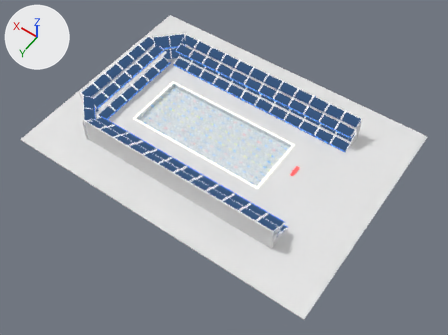
What one commit did to the Blender file sceneresource/SwimmingVenue_Rebuild_FlatColor_editable.blend.
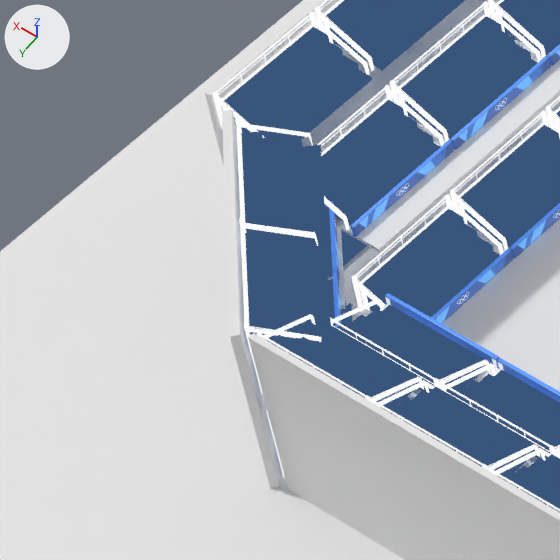
The first picture shows the older version from a 50 mm lens placed at (-58.7, 110.5, 157.8), pointed at (14.7, 7.8, -3.6). The close-ups show the older and then the newer version on the part from 12% to 27% of the width and 24% to 44% of the height of that picture. Only the edits that show in the close-ups are written down. Lighting does not change. The marker at upper left points along +X, +Y and +Z.

Script lines for the objects in view, before the commit:
```python
me_cornersoffit_ne_mesh_001 = bpy.data.meshes.new('CornerSoffit_NE_Mesh.001')
me_cornersoffit_ne_mesh_001.from_pydata(...)  # 8 vertices, 6 faces; spans x 57.45..65.67, y 15.59..23.81, z 5.06..5.26
me_cornersoffit_ne_mesh_001.materials.append(mat_upper_tier_platform_blue)  # white #e7e7e7
me_olympicpanel_t3_w_06_mesh = bpy.data.meshes.new('OlympicPanel_T3_W_06_Mesh')
me_olympicpanel_t3_w_06_mesh.from_pydata(...)  # 74 vertices, 30 faces; spans x -2.97..2.97, y -0.1..0.1, z 0.0..0.58
me_olympicpanel_t3_w_06_mesh.materials.append(mat_tripo_mat_5335fffe_5079_4a12_b652_047c6dc6b800_003)
me_tripo_mesh_5335fffe_5079_4a12_b652_047c6dc6b800_036 = bpy.data.meshes.new('tripo_mesh_5335fffe-5079-4a12-b652-047c6dc6b800.036')
me_tripo_mesh_5335fffe_5079_4a12_b652_047c6dc6b800_036.from_pydata(...)  # 74 vertices, 30 faces; spans x -2.97..2.97, y -0.1..0.1, z 0.0..0.58
me_tripo_mesh_5335fffe_5079_4a12_b652_047c6dc6b800_036.materials.append(mat_tripo_mat_5335fffe_5079_4a12_b652_047c6dc6b800_003)
ob_cornersoffit_ne = bpy.data.objects.new('CornerSoffit_NE', me_cornersoffit_ne_mesh_001)
ob_cornersoffit_ne.location = (0.0, 0.0, 0.0)
ob_olympicpanel_t1_w_06 = bpy.data.objects.new('OlympicPanel_T1_W_06', me_tripo_mesh_5335fffe_5079_4a12_b652_047c6dc6b800_036)
ob_olympicpanel_t1_w_06.location = (57.42, 15.0, 0.2)
ob_olympicpanel_t1_w_06.rotation_euler = (0.0, 0.0, -1.571)  # degrees (0, 0, -90)
ob_olympicpanel_t3_w_06 = bpy.data.objects.new('OlympicPanel_T3_W_06', me_olympicpanel_t3_w_06_mesh)
ob_olympicpanel_t3_w_06.location = (59.74, 15.0, 5.24)
ob_olympicpanel_t3_w_06.rotation_euler = (0.0, 0.0, -1.571)  # degrees (0, 0, -90)
# also in view: 'BleacherBatch_T3_E' at (61.4, 0.0, 6.2); 'BleacherBatch_T1_E' at (59.1, 0.0, 1.2); 'CornerBackWall_NE' at (61.1, 22.6, 4.7); 'OlympicPanel_T3_N_12' at (53.1, 19.9, 5.5); 'CornerStand_T4_NE_1' at (61.8, 19.4, 8.3)
```
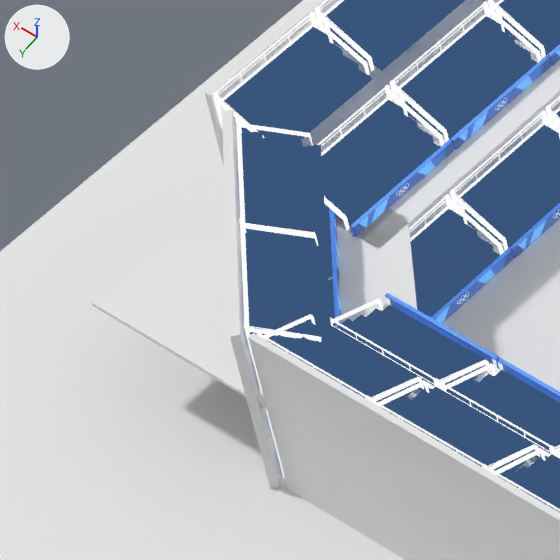
Location of each change, (x1, y1, x2, y2) in pixels of the close-ups (560 x 560 px):
```json
{"object": "CornerSoffit_NE", "change": "reshaped", "before": [328, 217, 345, 309], "after": [92, 190, 417, 430]}
```

Edits to the scene script, one JSON object a line:
```json
{"block": "me_cornersoffit_ne_mesh_001", "where": "# used by ob_cornersoffit_ne; location = (0.0, 0.0, 0.0)"}
{"op": "remove", "block": "me_cornersoffit_ne_mesh_001", "code": "me_cornersoffit_ne_mesh_001.from_pydata(...)  # 8 vertices, 6 faces; spans x 57.45..65.67, y 15.59..23.81, z 5.06..5.26"}
{"op": "add", "block": "me_cornersoffit_ne_mesh_001", "code": "me_cornersoffit_ne_mesh_001.from_pydata(...)  # 10 vertices, 7 faces; spans x 54.4..65.8, y 16.0..26.8, z 5.06..5.26"}
{"block": "me_cornersoffit_ne_mesh_001", "change": "me_cornersoffit_ne_mesh_001 part 1: the whole mesh is rebuilt"}
```
